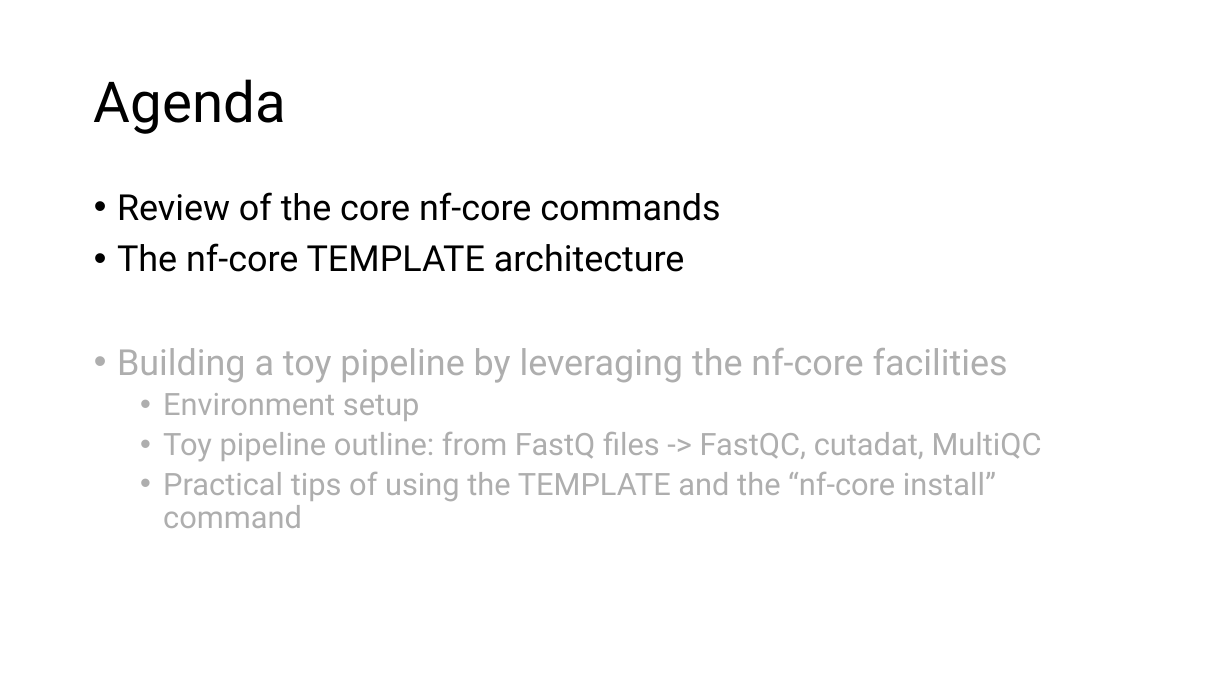
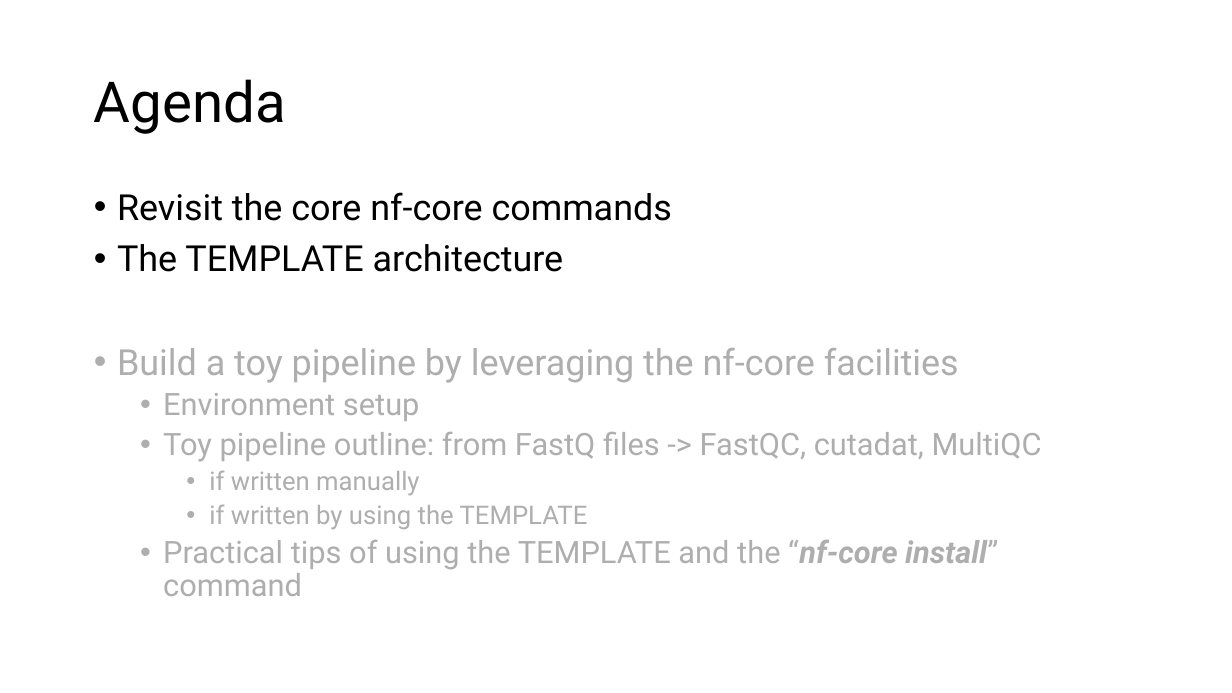
Before and after one commit to hukai916/nextflow_learn, a slide deck: slide 3 of nfcore_template.pptx. Drawn at 1232x693 pixels with LibreOffice and Linux fonts; fonts in the diff are those of the drawing. Boxes give left, top, right and bottom in pixels: in the first picture for what was removed or moved away, otherwise in the second. Text is boxed around its words. In the diff, an @@ line names an element or a change of style, - is before the commit and + after.

```diff
--- a/nfcore_template.pptx
+++ b/nfcore_template.pptx
@@ text at (x1=117, y1=192, x2=959, y2=383): text changed @@
-• Review of the core nf-core commands
-• The nf-core TEMPLATE architecture
-• Building a toy pipeline by leveraging the nf-core facilities
+• Revisit the core nf-core commands
+• The TEMPLATE architecture
+• Build a toy pipeline by leveraging the nf-core facilities
@@ text at (x1=209, y1=470, x2=588, y2=529): paragraphs added @@
+    • if written manually
+    • if written by using the TEMPLATE
@@ text at (x1=163, y1=540, x2=998, y2=596): bold on, italic on in "“nf-core install”" @@
```
Also in this commit, not shown: 4 other slides changed, 8 slides added, 5 slides removed, 1 other file.
